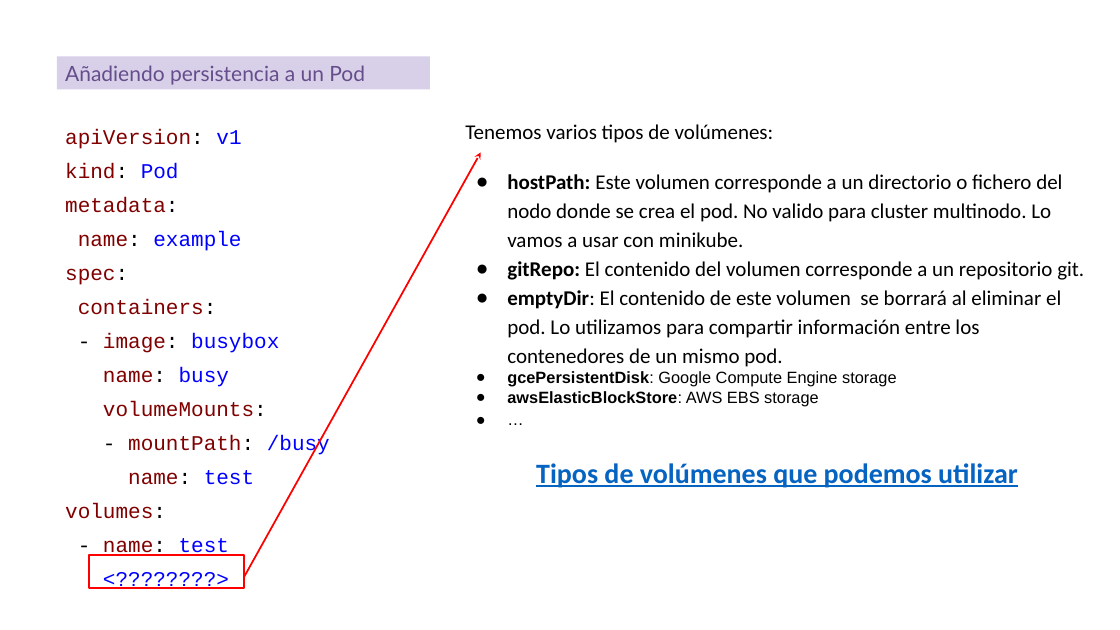
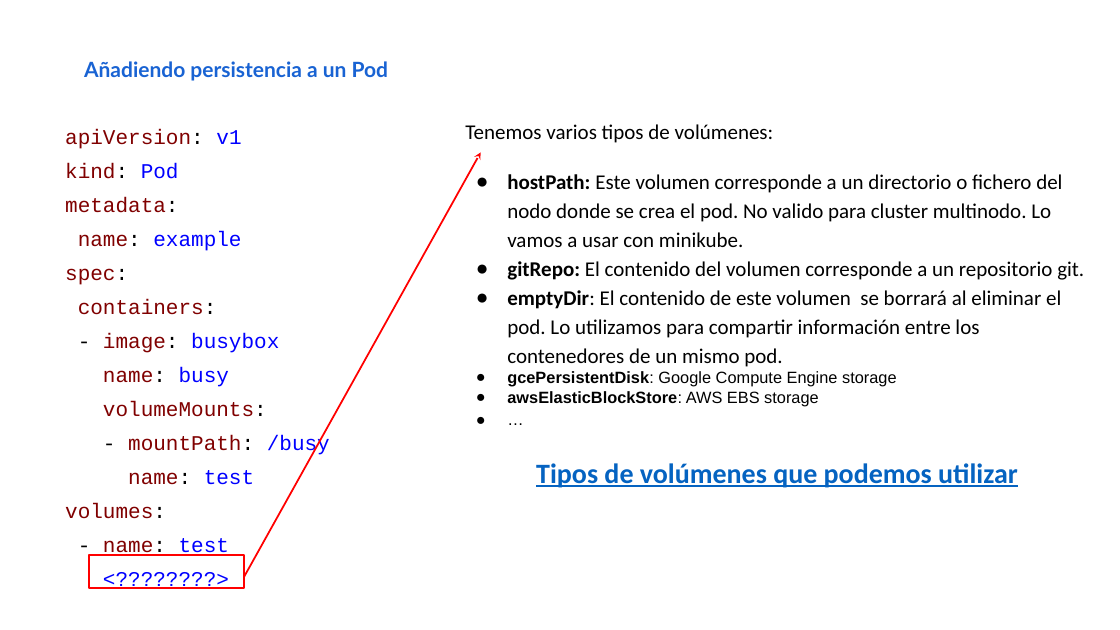
Before and after one commit to iesgn/curso_kubernetes_2020, a slide deck: slide 2 of unidad5/presentacion_unidad5.odp. Drawn at 1120x630 pixels with LibreOffice and Linux fonts; fonts in the diff are those of the drawing. Boxes give left, top, right and bottom in pixels: in the first picture for what was removed or moved away, otherwise in the second. Text is boxed around its words. In the diff, an @@ line names an element or a change of style, - is before the commit and + after.

```diff
--- a/unidad5/presentacion_unidad5.odp
+++ b/unidad5/presentacion_unidad5.odp
@@ text "Añadiendo persistencia a un Pod": place and size @@
-text "Añadiendo persistencia a un Pod" at bbox=[57, 56, 430, 89]
+text "Añadiendo persistencia a un Pod" at bbox=[84, 61, 388, 81]
@@ text "Añadiendo persistencia a un Pod" at bbox=[84, 61, 388, 81]: text colour #654D8C to #1963D3, bold on; vertical alignment middle to top; fill #D8D0E8 to none @@
```
Also in this commit, not shown: 17 other slides changed, 2 other files.
